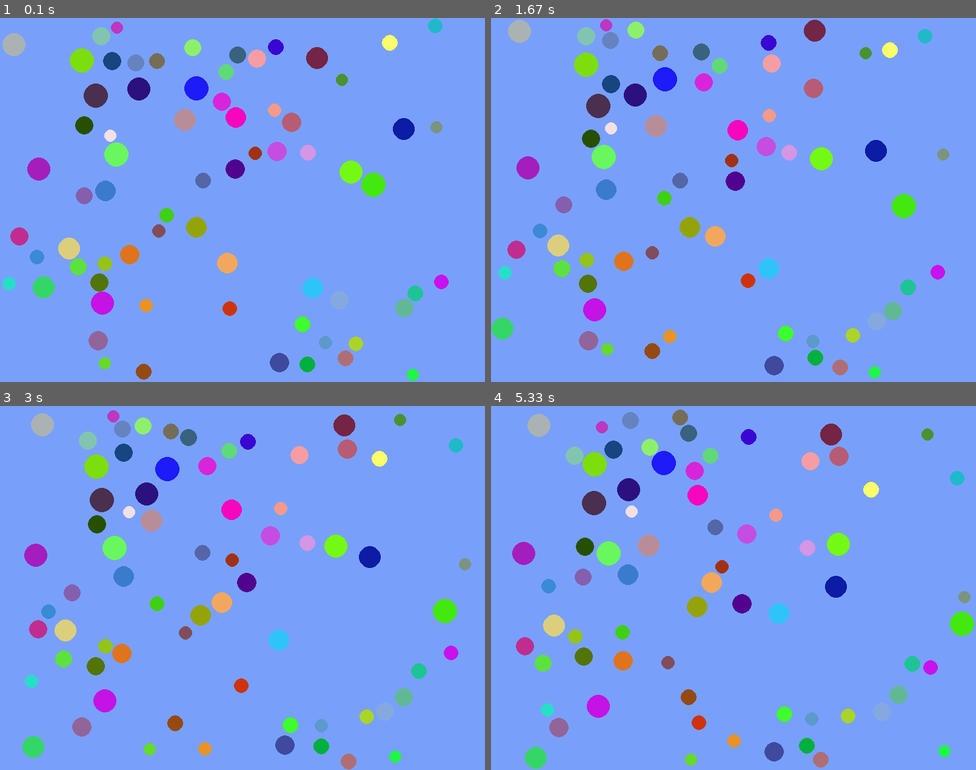
Above: before the commit, frames 1-4 (two rows, left to right).
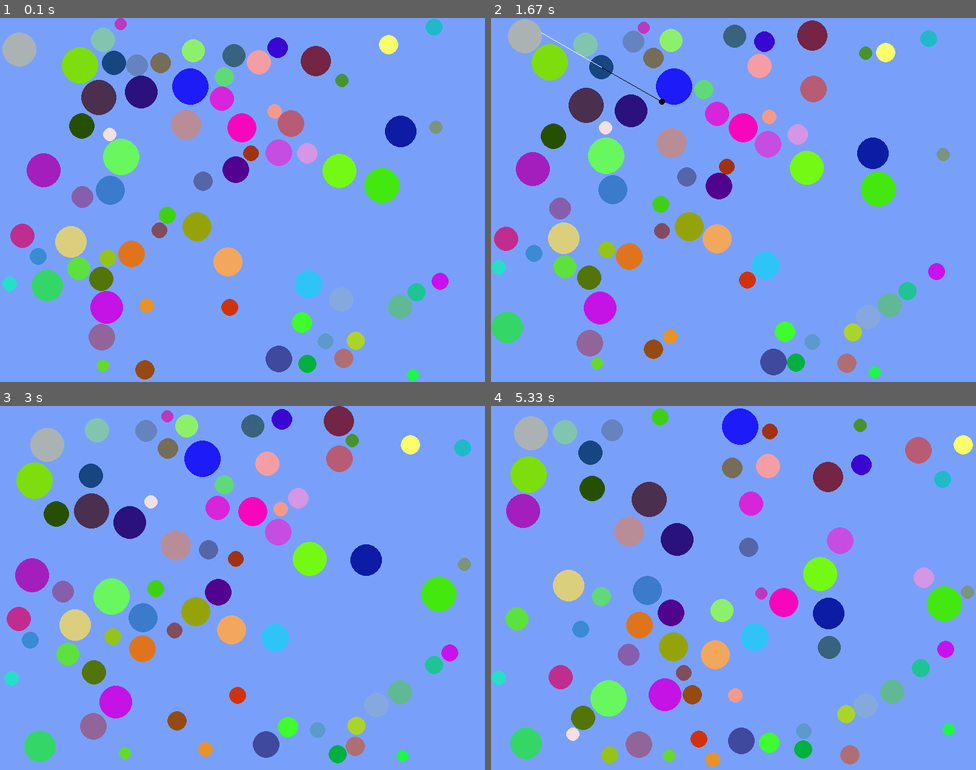
Above: after the commit, the same moments.

Repository: maciejbac/pyGame
Game: pygame game, started from main.py
Same seed, same stepped clock (60 frames per second), same inputs: the game is played once before the commit and once after it.
Inputs (mouse positions are in pixels of both pictures, inside the frame that each line leads up to):
- Up to frame 1 (0.1 s): no input
- Up to frame 2 (1.67 s): click (888, 189) at 0.38 s; click (607, 65) at 1.22 s; press the mouse at (607, 65) at 1.53 s; move the mouse to (660, 101) at 1.63 s
- Up to frame 3 (3 s): release the mouse at (227, 526) at 1.77 s; press the mouse at (116, 453) at 1.87 s; move the mouse to (227, 507) at 1.97 s; release the mouse at (339, 558) at 2.1 s; click (412, 682) at 2.22 s; click (87, 540) at 2.55 s; click (97, 464) at 2.92 s
- Up to frame 4 (5.33 s): click (626, 522) at 3.22 s; click (588, 722) at 3.55 s; click (685, 573) at 3.88 s; click (641, 500) at 4.22 s; click (563, 715) at 4.55 s

The runs differ from the first frame. In frame 1, 9.2% of the frame differs, in the area x 0-93%, y 0-100%; in frame 2, 15%; in frame 3, 21%; in frame 4, 25%, in the area x 0-100%, y 0-100%.

Commit message:
Removed tangent variable and calculations as they're no longer required

Diff:
--- a/main.py
+++ b/main.py
@@ -18,7 +18,7 @@
 gravity = (math.pi, 0.02)
 mass_of_air = 0.01
 elasticity = 0.9
-particle_max_size = 20
+particle_max_size = 30
 
 # Initialize the screen object
 screen = pygame.display.set_mode((window_width, window_height))
@@ -110,7 +110,6 @@
     # Collision handling requires refactoring as it doesn't currently take into consideration the angle at which both
     # particles collide
     if distance < p1.size + p2.size:
-        tangent = math.atan2(col_dy, col_dx)
         angle = math.atan2(col_dy, col_dx) + 0.5 * math.pi
         total_mass = p1.mass + p2.mass
 
